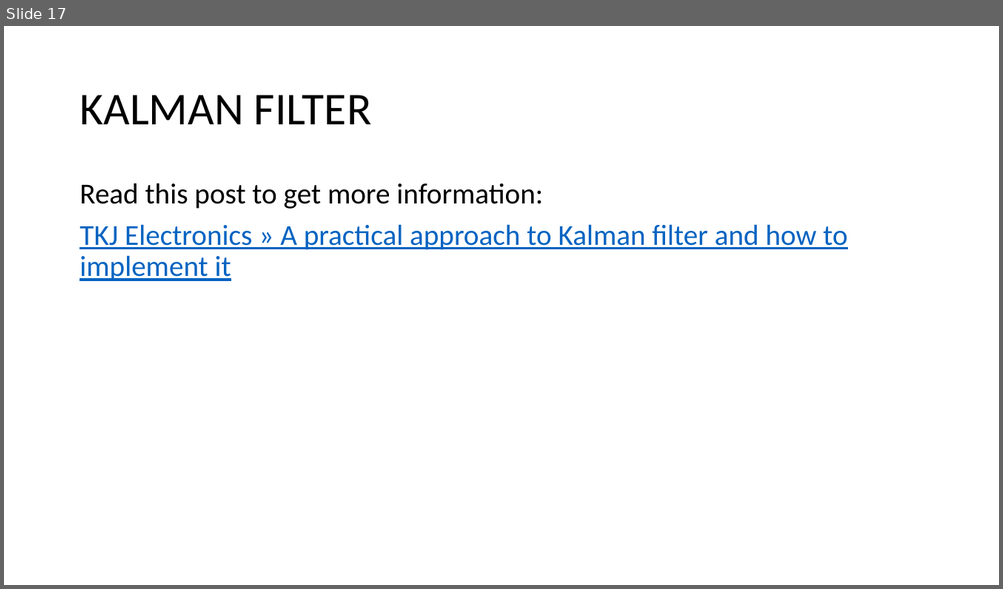
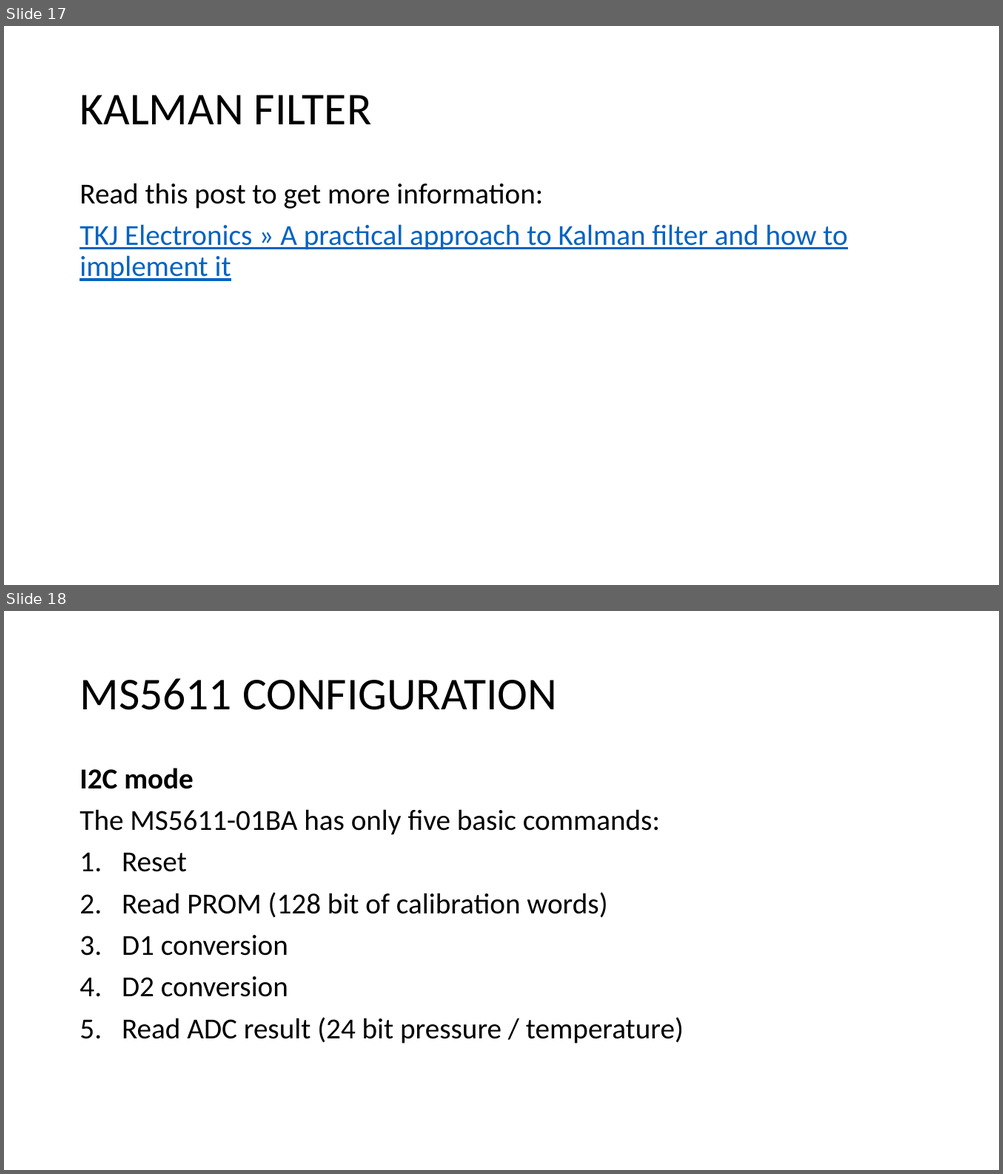
Before and after one commit to HIDER-ROOT/GY-86-for-raspi, a slide deck: Theory.pptx. Shown one above the other, each under a label of ours: slide 17 before the commit, slides 17 and 18 after it. The pictures are 1003x589 and 1003x1174 pixels, drawn with LibreOffice and Linux fonts; fonts in the diff are those of the drawing. Boxes give left, top, right and bottom in pixels: in the first picture for what was removed or moved away, otherwise in the second. Text is boxed around its words. In the diff, an @@ line names an element or a change of style, - is before the commit and + after.

```diff
--- a/Theory.pptx
+++ b/Theory.pptx
@@ slide 18 added at <box>4,611,999,1170</box>, background #FFFFFF @@
@@ title added at <box>79,678,557,710</box>, 44 pt, text #000000 @@
+MS5611 CONFIGURATION
@@ text added at <box>79,768,683,1044</box>, 28 pt, text #000000 @@
+I2C mode
+The MS5611-01BA has only five basic commands:
+1. Reset
+2. Read PROM (128 bit of calibration words)
+3. D1 conversion
+4. D2 conversion
+5. Read ADC result (24 bit pressure / temperature)
```
Also in this commit, not shown: 10 other slides added, 2 other files.
